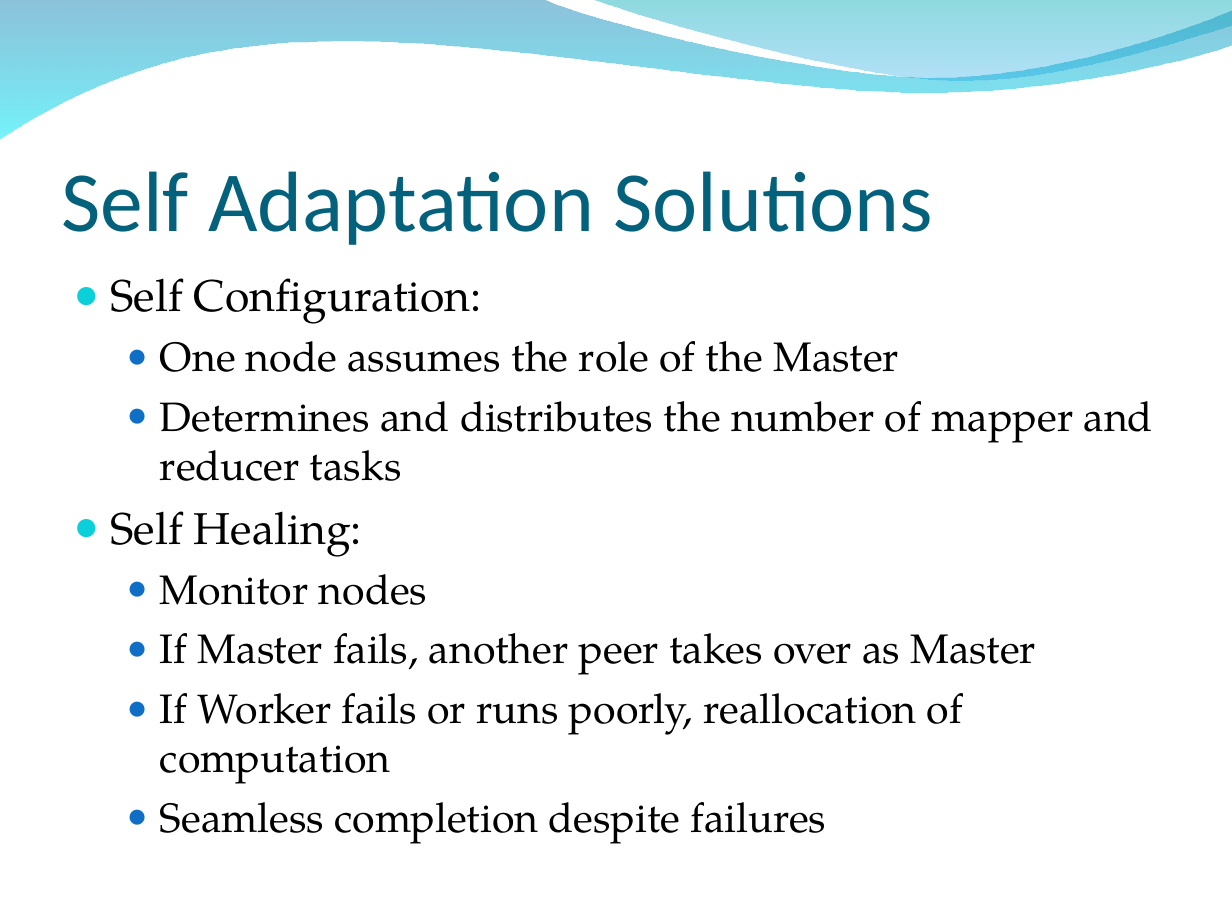
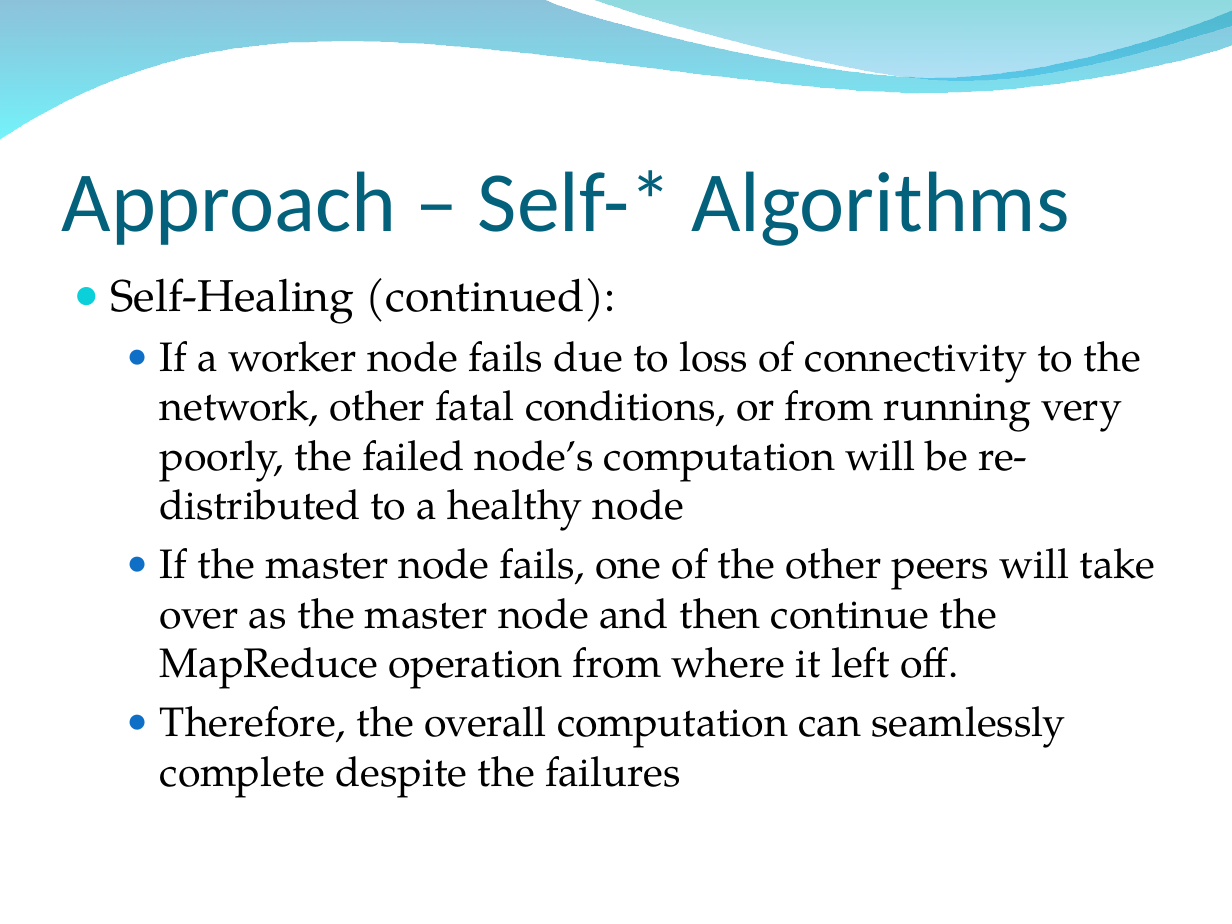
Before and after one commit to osecki/cs647, a slide deck: slide 25 of Documentation/Final Paper and Slides/MapReduce Final Presentation.ppt (slide 6 before the commit). Drawn at 1232x924 pixels with LibreOffice and Linux fonts; fonts in the diff are those of the drawing; background and template pictures are left out. Boxes give left, top, right and bottom in pixels: in the first picture for what was removed or moved away, otherwise in the second. Text is boxed around its words. In the diff, an @@ line names an element or a change of style, - is before the commit and + after.

```diff
--- a/Documentation/Final Paper and Slides/MapReduce Final Presentation.ppt
+++ b/Documentation/Final Paper and Slides/MapReduce Final Presentation.ppt
@@ title at box(62, 170, 1070, 246): text changed @@
-Self Adaptation Solutions
+Approach – Self-* Algorithms
@@ text at box(110, 278, 1156, 798): text changed @@
-● Self Configuration:
-  ● One node assumes the role of the Master
-  ● Determines and distributes the number of mapper and reducer tasks
-● Self Healing:
-  ● Monitor nodes
-  ● If Master fails, another peer takes over as Master
-  ● If Worker fails or runs poorly, reallocation of computation
-  ● Seamless completion despite failures
+● Self-Healing (continued):
+  ● If a worker node fails due to loss of connectivity to the network, other fatal conditions, or from running very poorly, the failed node’s computation will be re-distributed to a healthy node
+  ● If the master node fails, one of the other peers will take over as the master node and then continue the MapReduce operation from where it left off.
+  ● Therefore, the overall computation can seamlessly complete despite the failures
```
Also in this commit, not shown: 4 other slides changed, 35 slides added, 4 slides removed, 3 other files.
